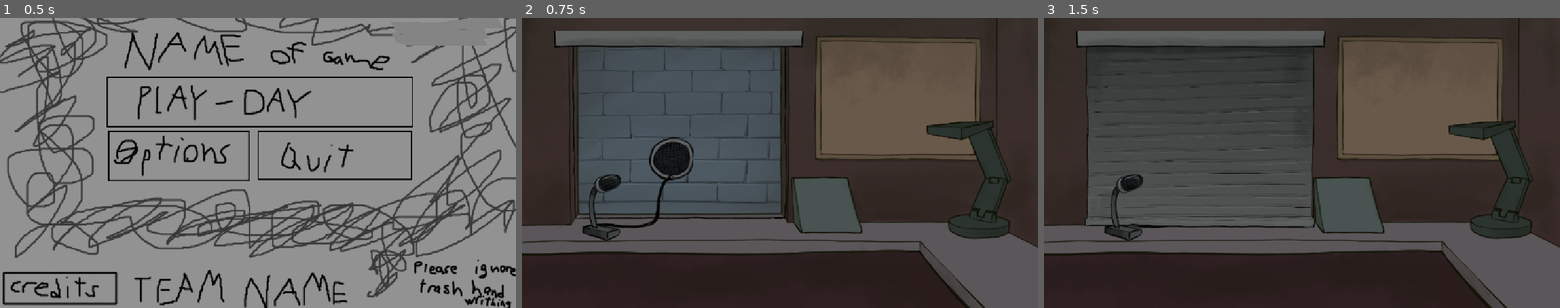
Above: before the commit, frames 1-3 (left to right).
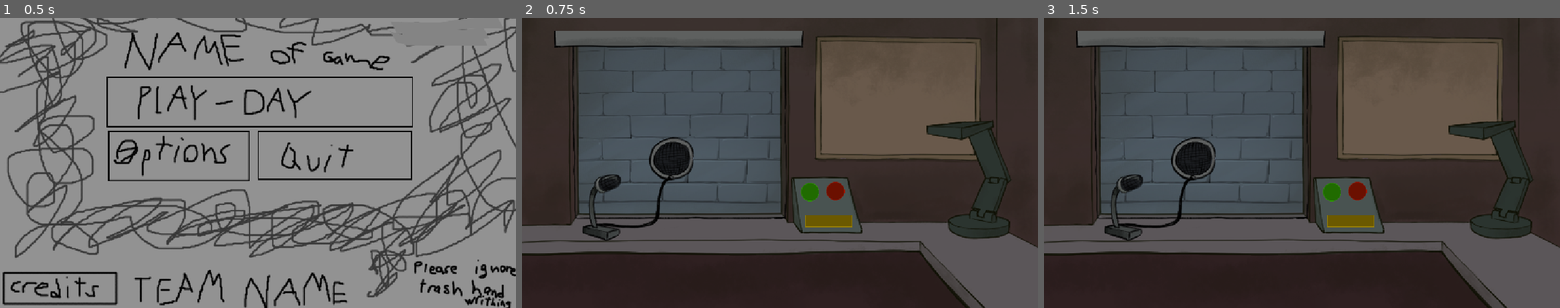
Above: after the commit, the same moments.

Repository: Primroseprime/TrustNoOne-BGJ26
Game: Godot game, scene res://Scenes/Root Scene/root.tscn
Two runs of this game, one before a commit and one after it. Both use one fixed random seed, a clock stepped at 60 frames per second and the inputs below. The engine's default icon, where the game draws it, is replaced by a stand-in: a white triangle on a blue panel in a dark square.
Inputs (mouse positions are in pixels of both pictures, inside the frame that each line leads up to):
- Up to frame 1 (0.5 s): no input
- Up to frame 2 (0.75 s): tap Enter at 0.5 s; move the mouse to (780, 102) at 0.52 s; press the mouse at (780, 102) at 0.53 s
- Up to frame 3 (1.5 s): tap Space at 1.25 s; move the mouse to (1338, 197) at 1.27 s; release the mouse at (1338, 197) at 1.28 s; click (1338, 197) at 1.35 s

Frame 1 is identical in both runs. In frame 2, 0.7% of the frame differs, in the area x 54-64%, y 56-73%; in frame 3, 14%, in the area x 7-64%, y 10-73%.

Commit message:
Office Update - Buttons Added

Diff:
--- a/Scenes/Office Scenes/Office Scene/office.tscn
+++ b/Scenes/Office Scenes/Office Scene/office.tscn
@@ -8,7 +8,9 @@
 [ext_resource type="Texture2D" uid="uid://cocgp4ylkwsco" path="res://Assets/Office Assets/Flat Office Items/office_shuttersOpen.png" id="4_l46ab"]
 [ext_resource type="Texture2D" uid="uid://1e8xidacn83m" path="res://Assets/Office Assets/Flat Office Items/office_shuttersClosed.png" id="5_g7i5u"]
 [ext_resource type="Texture2D" uid="uid://dyvbce8vxo4fc" path="res://Assets/Office Assets/Flat Office Items/office_speaker.png" id="5_gh1ww"]
+[ext_resource type="PackedScene" uid="uid://blsamu8o0bf8l" path="res://Scenes/Universal Scenes/button.tscn" id="5_vufs4"]
 [ext_resource type="Texture2D" uid="uid://bar3xrohd05f8" path="res://Assets/Office Assets/Flat Office Items/office_microphone.png" id="6_0vd08"]
+[ext_resource type="Texture2D" uid="uid://cdq36le06piyi" path="res://Assets/Office Assets/Buttons.png" id="7_frtst"]
 [ext_resource type="Texture2D" uid="uid://bhr635prs15mo" path="res://Assets/Office Assets/Flat Office Items/Notes.png" id="10_tki30"]
 [ext_resource type="Script" uid="uid://c45csev3xuwde" path="res://Scenes/Office Scenes/Office Scene/notes.gd" id="11_gh1ww"]
 
@@ -35,7 +37,7 @@
 }]
 
 [sub_resource type="RectangleShape2D" id="RectangleShape2D_4lxjs"]
-size = Vector2(29, 48)
+size = Vector2(104, 26)
 
 [sub_resource type="AtlasTexture" id="AtlasTexture_gh1ww"]
 atlas = ExtResource("10_tki30")
@@ -103,19 +105,33 @@
 position = Vector2(156, -62)
 texture = ExtResource("6_0vd08")
 
-[node name="Shutter" type="Node" parent="." unique_id=853597080]
+[node name="Buttons" type="Node" parent="." unique_id=173700270]
 
-[node name="Shutter Button Area" type="Area2D" parent="Shutter" unique_id=1950306858]
+[node name="Buttons" type="Sprite2D" parent="Buttons" unique_id=1986084336]
+position = Vector2(110, 91)
+texture = ExtResource("7_frtst")
+
+[node name="Button Open" parent="Buttons" unique_id=32204986 instance=ExtResource("5_vufs4")]
+position = Vector2(67, 65)
+scale = Vector2(2, 2)
+
+[node name="Button Close" parent="Buttons" unique_id=1208901876 instance=ExtResource("5_vufs4")]
+position = Vector2(124, 63)
+scale = Vector2(2, 2)
+
+[node name="Shutter" type="Node" parent="Buttons" unique_id=853597080]
+
+[node name="Shutter Button Area" type="Area2D" parent="Buttons/Shutter" unique_id=1950306858]
 script = ExtResource("2_bbr46")
 
-[node name="Shutter Sprite" type="AnimatedSprite2D" parent="Shutter/Shutter Button Area" unique_id=1013428177]
+[node name="Shutter Sprite" type="AnimatedSprite2D" parent="Buttons/Shutter/Shutter Button Area" unique_id=1013428177]
 position = Vector2(-7.0000143, 7.000041)
 scale = Vector2(0.7075001, 0.6733334)
 sprite_frames = SubResource("SpriteFrames_gh1ww")
 frame_progress = 0.3152963
 
-[node name="Collision Shape" type="CollisionShape2D" parent="Shutter/Shutter Button Area" unique_id=1479526757]
-position = Vector2(84, 80)
+[node name="Collision Shape" type="CollisionShape2D" parent="Buttons/Shutter/Shutter Button Area" unique_id=1479526757]
+position = Vector2(109, 130)
 shape = SubResource("RectangleShape2D_4lxjs")
 
 [node name="Notes Board" type="Node" parent="." unique_id=188710210]
@@ -166,5 +182,5 @@
 
 [node name="Mic" type="Node" parent="." unique_id=1650696994]
 
-[connection signal="mouse_entered" from="Shutter/Shutter Button Area" to="Shutter/Shutter Button Area" method="_on_mouse_entered"]
-[connection signal="mouse_exited" from="Shutter/Shutter Button Area" to="Shutter/Shutter Button Area" method="_on_mouse_exited"]
+[connection signal="mouse_entered" from="Buttons/Shutter/Shutter Button Area" to="Buttons/Shutter/Shutter Button Area" method="_on_mouse_entered"]
+[connection signal="mouse_exited" from="Buttons/Shutter/Shutter Button Area" to="Buttons/Shutter/Shutter Button Area" method="_on_mouse_exited"]
Binary file added: Assets/Office Assets/Buttons.png
Not shown, added: Assets/Office Assets/Buttons.png.import
